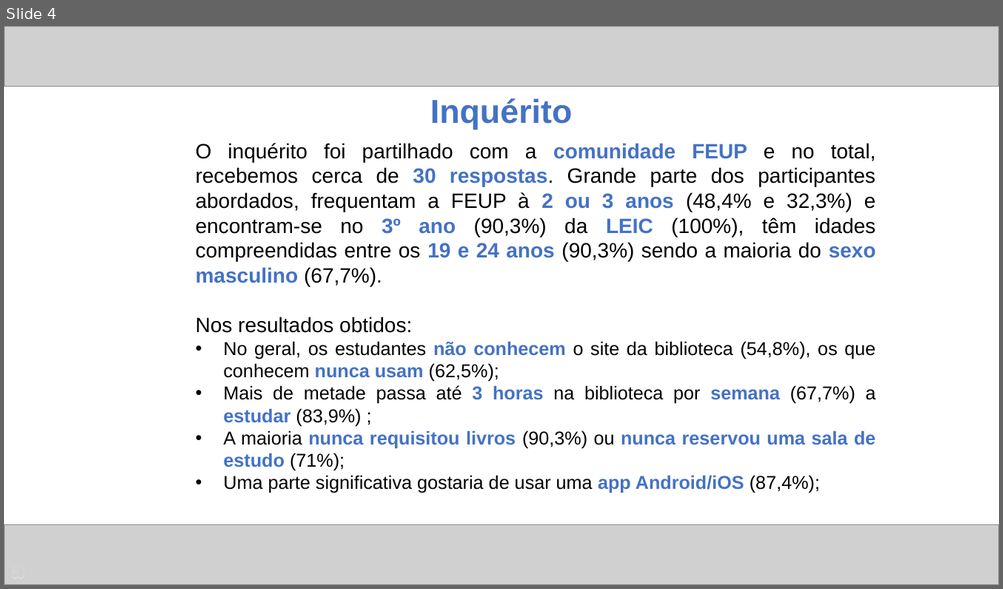
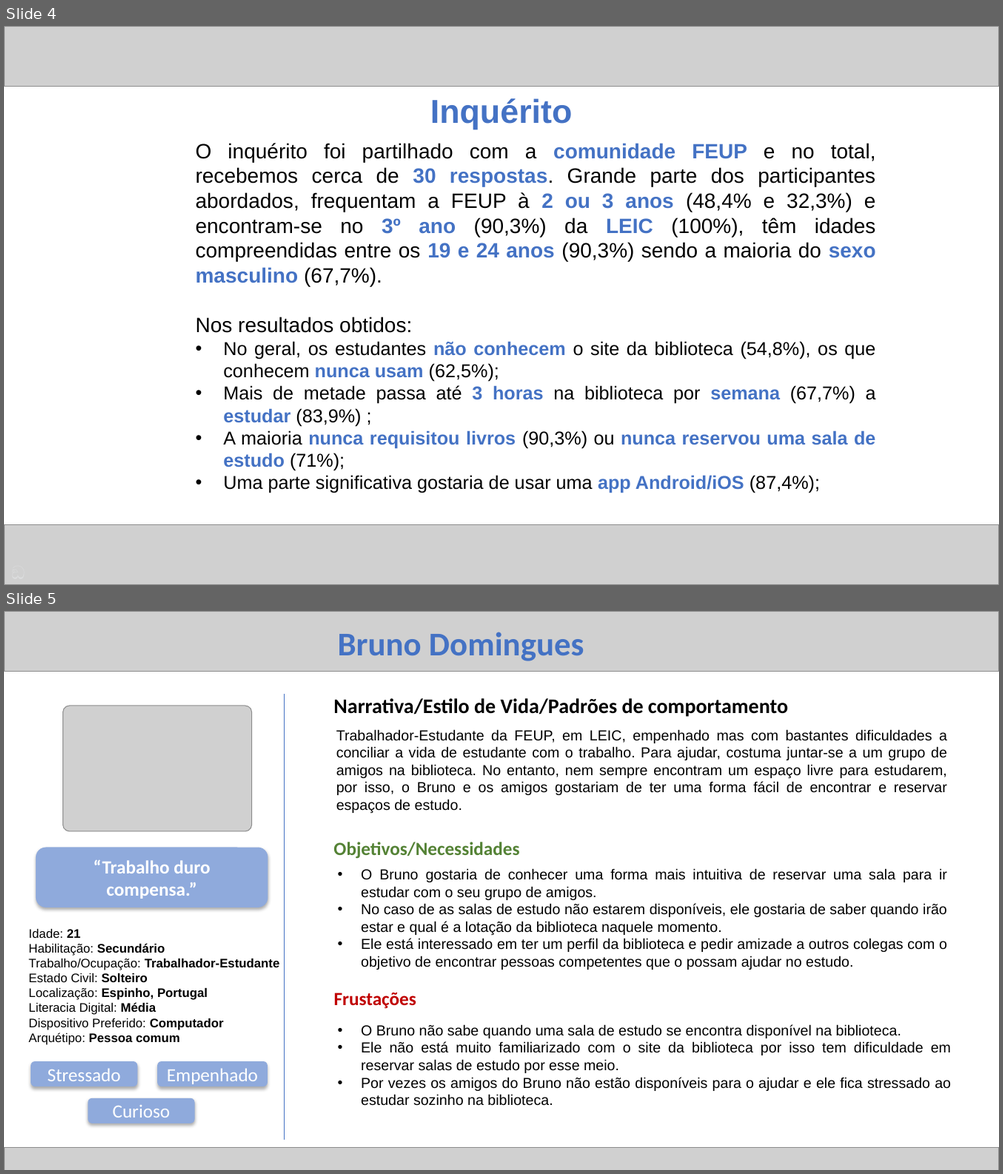
Before and after one commit to ICWeiner/FEUP-IPC, a slide deck: phase1/ipc.pptx. Shown one above the other, each under a label of ours: slide 4 before the commit, slides 4 and 5 after it. The pictures are 1003x589 and 1003x1174 pixels, drawn with LibreOffice and Linux fonts; fonts in the diff are those of the drawing; grey boxes stand for pictures. Boxes give left, top, right and bottom in pixels: in the first picture for what was removed or moved away, otherwise in the second. Text is boxed around its words. In the diff, an @@ line names an element or a change of style, - is before the commit and + after.

```diff
--- a/phase1/ipc.pptx
+++ b/phase1/ipc.pptx
@@ slide 5 added at box(4, 611, 999, 1170), background #FFFFFF @@
@@ picture added at box(4, 611, 999, 672) @@
@@ text added at box(338, 632, 583, 661), 32 pt, text #4472C4, bold @@
+Bruno Domingues
@@ line added from (284, 694) to (284, 1140), #4472C4 0.5 pt @@
@@ text added at box(333, 698, 788, 717), 20 pt, text #000000, bold @@
+Narrativa/Estilo de Vida/Padrões de comportamento
@@ picture added at box(63, 706, 252, 832) @@
@@ text added at box(336, 729, 947, 813), 14 pt, text #000000 @@
+Trabalhador-Estudante da FEUP, em LEIC, empenhado mas com bastantes dificuldades a conciliar a vida de estudante com o trabalho. Para ajudar, costuma juntar-se a um grupo de amigos na biblioteca. No entanto, nem sempre encontram um espaço livre para estudarem, por isso, o Bruno e os amigos gostariam de ter uma forma fácil de encontrar e reservar espaços de estudo.
@@ rounded rectangle added at box(36, 848, 268, 908), fill #8FAADC, 18 pt, text #FFFFFF, bold @@
+“Trabalho duro compensa.”
@@ text added at box(333, 842, 519, 859), 18 pt, text #548235, bold @@
+Objetivos/Necessidades
@@ text added at box(361, 869, 947, 970), 14 pt, text #000000 @@
+• O Bruno gostaria de conhecer uma forma mais intuitiva de reservar uma sala para ir estudar com o seu grupo de amigos.
+• No caso de as salas de estudo não estarem disponíveis, ele gostaria de saber quando irão estar e qual é a lotação da biblioteca naquele momento.
+• Ele está interessado em ter um perfil da biblioteca e pedir amizade a outros colegas com o objetivo de encontrar pessoas competentes que o possam ajudar no estudo.
@@ text added at box(28, 929, 280, 1045), 12 pt, text #000000 @@
+Idade: 21
+Habilitação: Secundário
+Trabalho/Ocupação: Trabalhador-Estudante
+Estado Civil: Solteiro
+Localização: Espinho, Portugal
+Literacia Digital: Média
+Dispositivo Preferido: Computador
+Arquétipo: Pessoa comum
@@ text added at box(334, 993, 416, 1009), 18 pt, text #C00000, bold @@
+Frustações
@@ text added at box(361, 1025, 950, 1106), 14 pt, text #000000 @@
+• O Bruno não sabe quando uma sala de estudo se encontra disponível na biblioteca.
+• Ele não está muito familiarizado com o site da biblioteca por isso tem dificuldade em reservar salas de estudo por esse meio.
+• Por vezes os amigos do Bruno não estão disponíveis para o ajudar e ele fica stressado ao estudar sozinho na biblioteca.
@@ rounded rectangle added at box(31, 1062, 137, 1087), fill #8FAADC, 18 pt, text #FFFFFF @@
+Stressado
@@ rounded rectangle added at box(158, 1062, 268, 1087), fill #8FAADC, 18 pt, text #FFFFFF @@
+Empenhado
@@ rounded rectangle added at box(88, 1099, 194, 1125), fill #8FAADC, 18 pt, text #FFFFFF @@
+Curioso
@@ picture added at box(4, 1148, 999, 1170) @@
```
Also in this commit, not shown: 1 slide changed, 4 other slides added, 2 slides removed.
